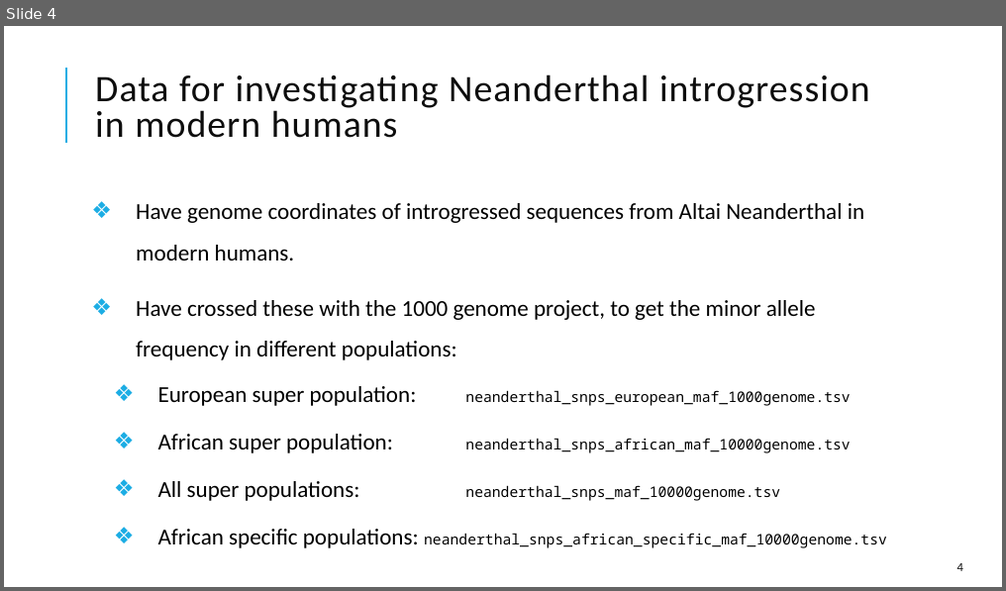
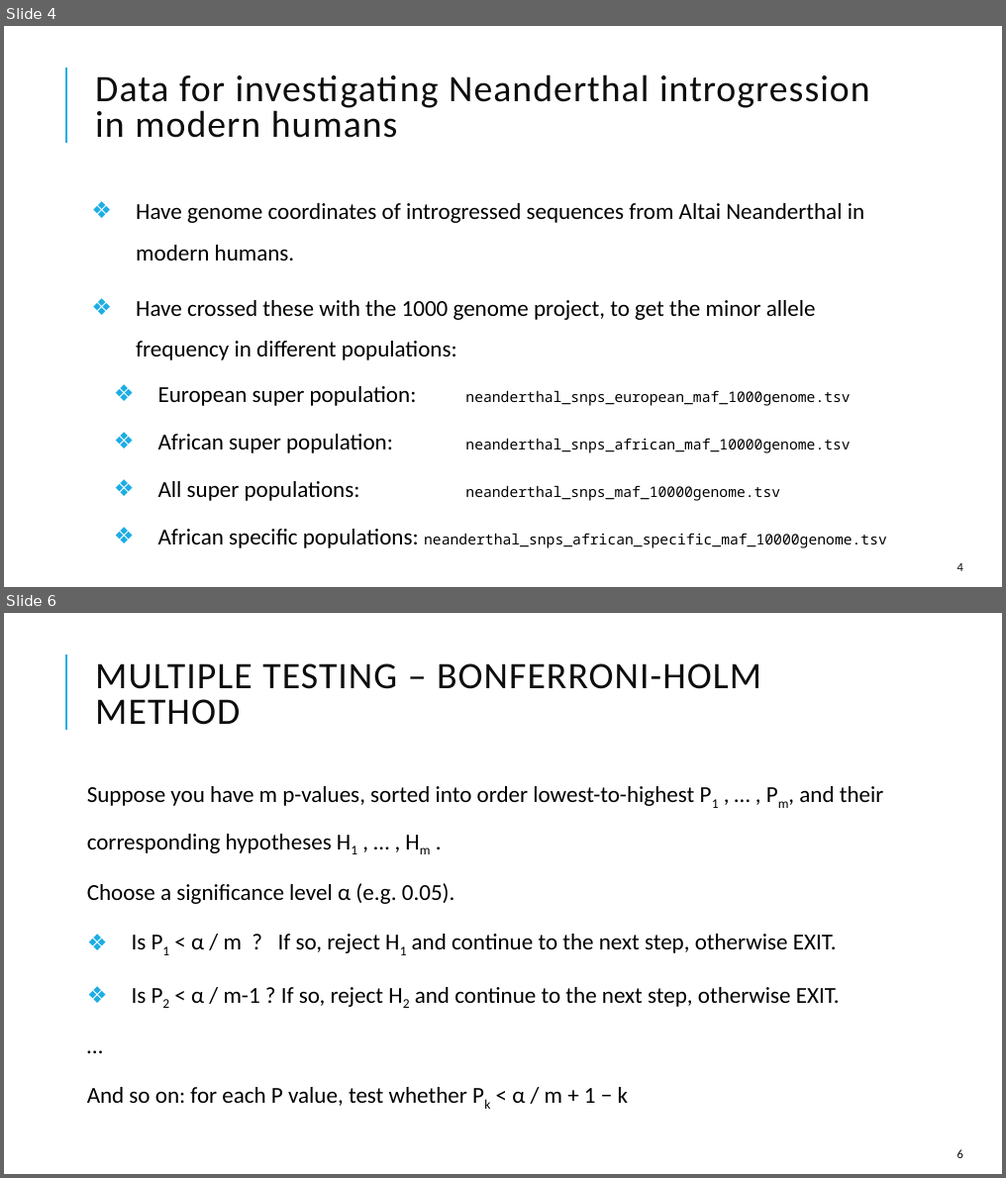
Before and after one commit to jpwhalley/2024_Biostatistics, a slide deck: 1_Significance_Correlation.pptx. Shown one above the other, each under a label of ours: slide 4 before the commit, slides 4 and 6 after it; the slides between them are not shown. The pictures are 1006x591 and 1006x1178 pixels, drawn with LibreOffice and Linux fonts; fonts in the diff are those of the drawing. Boxes give left, top, right and bottom in pixels: in the first picture for what was removed or moved away, otherwise in the second. Text is boxed around its words. In the diff, an @@ line names an element or a change of style, - is before the commit and + after.

```diff
--- a/1_Significance_Correlation.pptx
+++ b/1_Significance_Correlation.pptx
@@ slide 6 added at (x1=4, y1=613, x2=1002, y2=1174), background #FFFFFF; not listed: 1 template element that a slide beside it also shows @@
@@ title added at (x1=95, y1=663, x2=761, y2=725), 36 pt, text #0D0D0D @@
+MULTIPLE TESTING – BONFERRONI-HOLM METHOD
@@ text added at (x1=87, y1=786, x2=884, y2=1106), 22 pt, text #000000 @@
+  Suppose you have m p-values, sorted into order lowest-to-highest P1 , … , Pm, and their corresponding hypotheses H1 , … , Hm .
+  Choose a significance level α (e.g. 0.05).
+  ❖ Is P1 < α / m ? If so, reject H1 and continue to the next step, otherwise EXIT.
+  ❖ Is P2 < α / m-1 ? If so, reject H2 and continue to the next step, otherwise EXIT.
+  …
+  And so on: for each P value, test whether Pk < α / m + 1 − k
@@ page number added at (x1=957, y1=1150, x2=963, y2=1158), 12 pt, text #0D0D0D @@
+6
```
Also in this commit, not shown: 1 other slide added, 1 slide removed, 2 other files.
